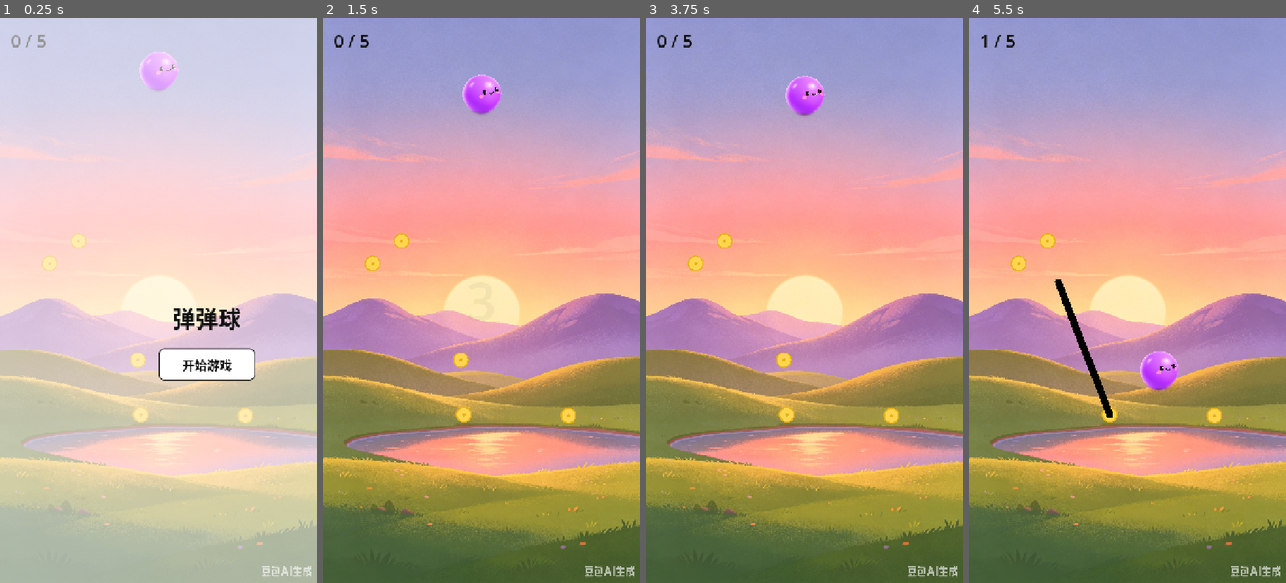
Above: before the commit, frames 1-4 (left to right).
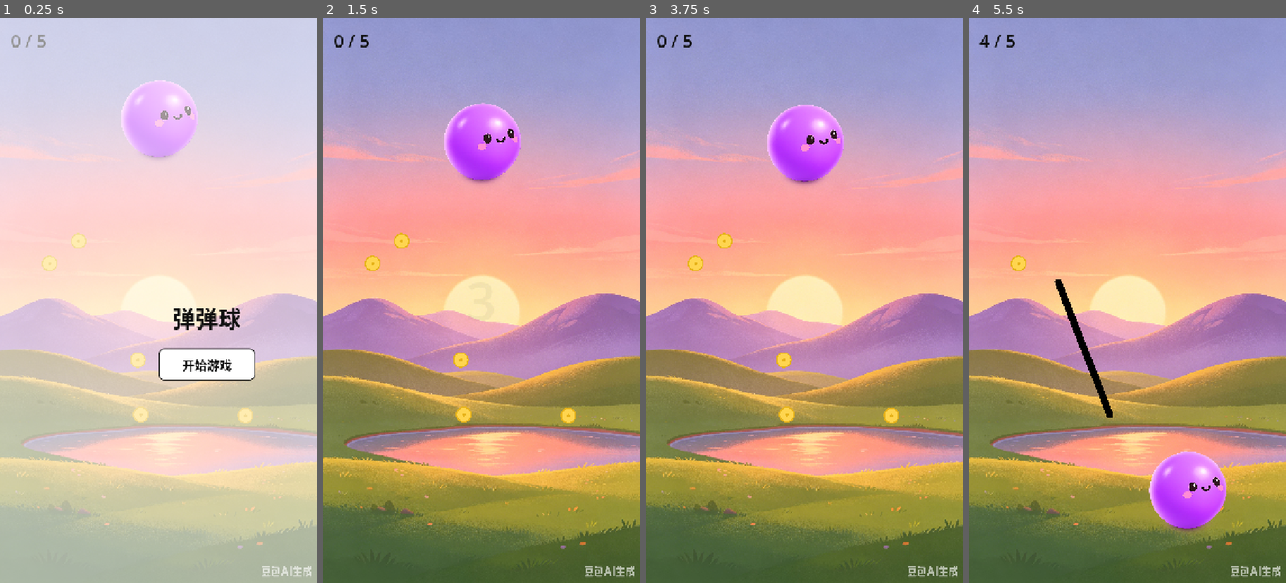
Above: after the commit, the same moments.

Repository: day-dreamer-11/bounce-line-
Game: Godot game, scene res://scenes/TrailDemo.tscn
Two runs of this game, one before a commit and one after it. Both use one fixed random seed, a clock stepped at 60 frames per second and the inputs below.
Inputs (mouse positions are in pixels of both pictures, inside the frame that each line leads up to):
- Up to frame 1 (0.25 s): no input
- Up to frame 2 (1.5 s): click "开始游戏" at 0.5 s; tap Enter at 1.25 s; move the mouse to (551, 272) at 1.27 s; click (551, 272) at 1.42 s
- Up to frame 3 (3.75 s): tap Space at 2, 3.5 s; drag from (741, 328) to (890, 413) at 2.02 s; tap Enter at 2.75 s; move the mouse to (836, 176) at 2.77 s; click (836, 176) at 2.92 s; drag from (788, 413) to (696, 260) at 3.52 s
- Up to frame 4 (5.5 s): move the mouse to (1222, 385) at 4.27 s; click (1222, 385) at 4.42 s; drag from (1032, 215) to (1108, 413) at 5.02 s

The runs differ from the first frame. In frame 1, 3.0% of the frame differs, in the area x 38-63%, y 6-25%; in frame 2, 3.2%; in frame 3, 3.2%; in frame 4, 3.6%, in the area x 3-82%, y 3-91%.

Commit message:
tweak: Double ball scale 0.22→0.44
Co-Authored-By: Claude Opus 4.7 <noreply@anthropic.com>

Diff:
--- a/scripts/ball.gd
+++ b/scripts/ball.gd
@@ -1,7 +1,7 @@
 extends RigidBody2D
 ## Player ball — texture from assets/ball.png, collision matches displayed size.
 
-const BALL_SCALE := 0.22
+const BALL_SCALE := 0.44
 
 signal fell_off_screen
 
